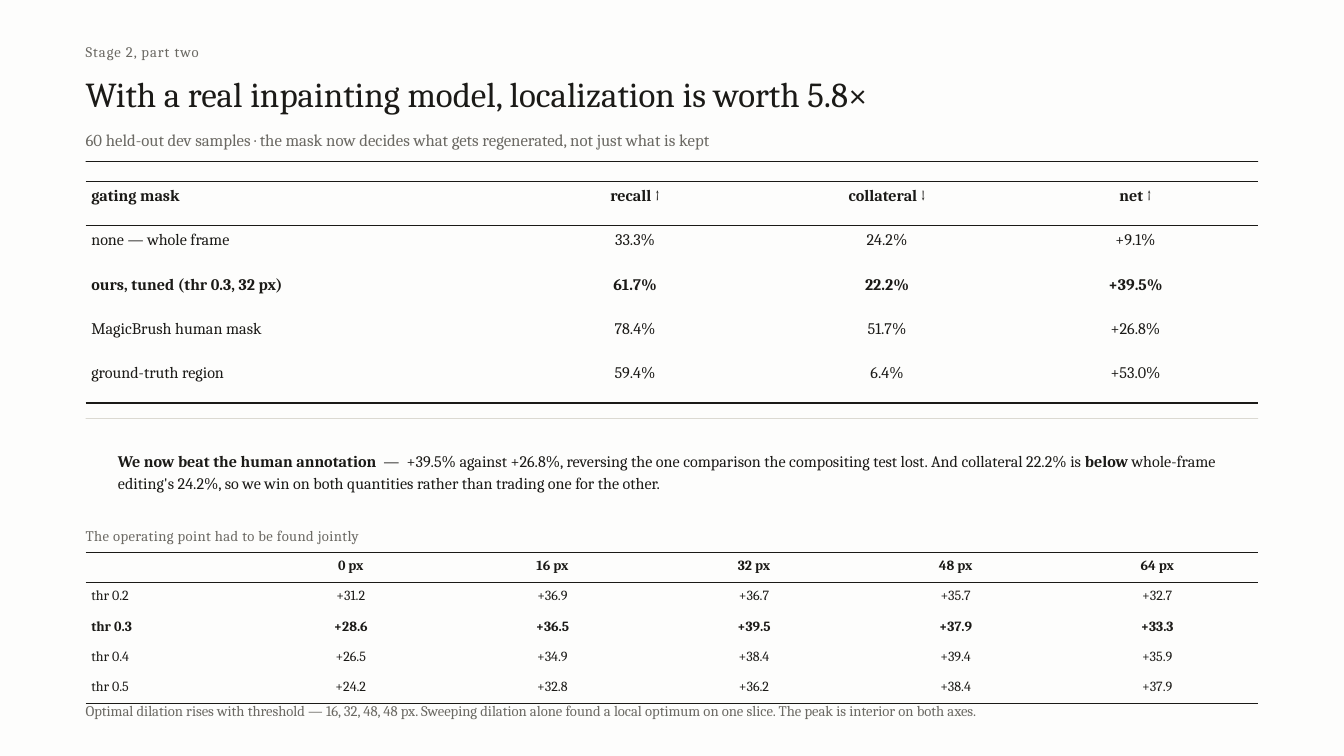
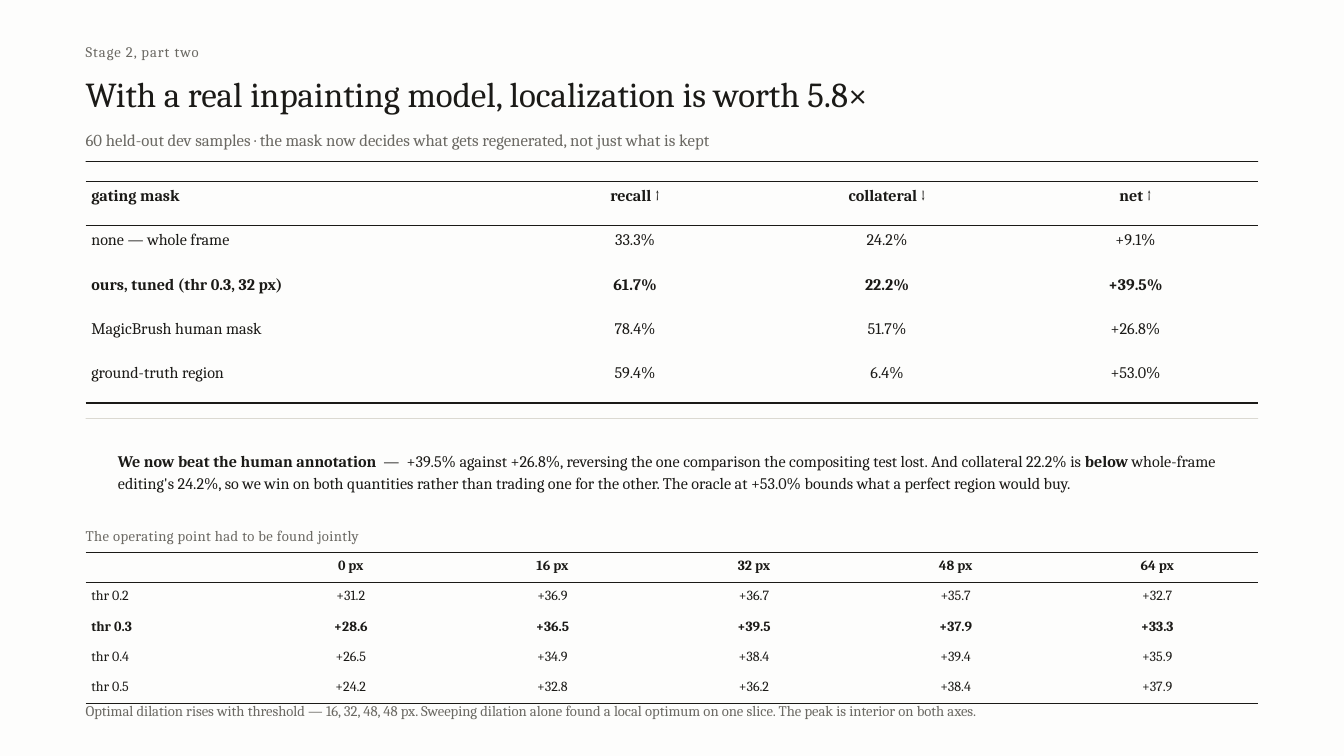
Before and after one commit to Amritha902/edit-region-prediction, a slide deck: slide 11 of deck/ISE_Review1_Final.pptx. Drawn at 1344x756 pixels with LibreOffice and Linux fonts; fonts in the diff are those of the drawing. Boxes give left, top, right and bottom in pixels: in the first picture for what was removed or moved away, otherwise in the second. Text is boxed around its words. In the diff, an @@ line names an element or a change of style, - is before the commit and + after.

```diff
--- a/deck/ISE_Review1_Final.pptx
+++ b/deck/ISE_Review1_Final.pptx
@@ text at (118, 455, 1216, 493): text changed @@
-We now beat the human annotation — +39.5% against +26.8%, reversing the one comparison the compositing test lost. And collateral 22.2% is below whole-frame editing's 24.2%, so we win on both quantities rather than trading one for the other.
+We now beat the human annotation — +39.5% against +26.8%, reversing the one comparison the compositing test lost. And collateral 22.2% is below whole-frame editing's 24.2%, so we win on both quantities rather than trading one for the other. The oracle at +53.0% bounds what a perfect region would buy.
```
Also in this commit, not shown: 1 other slide changed, 2 other files.
